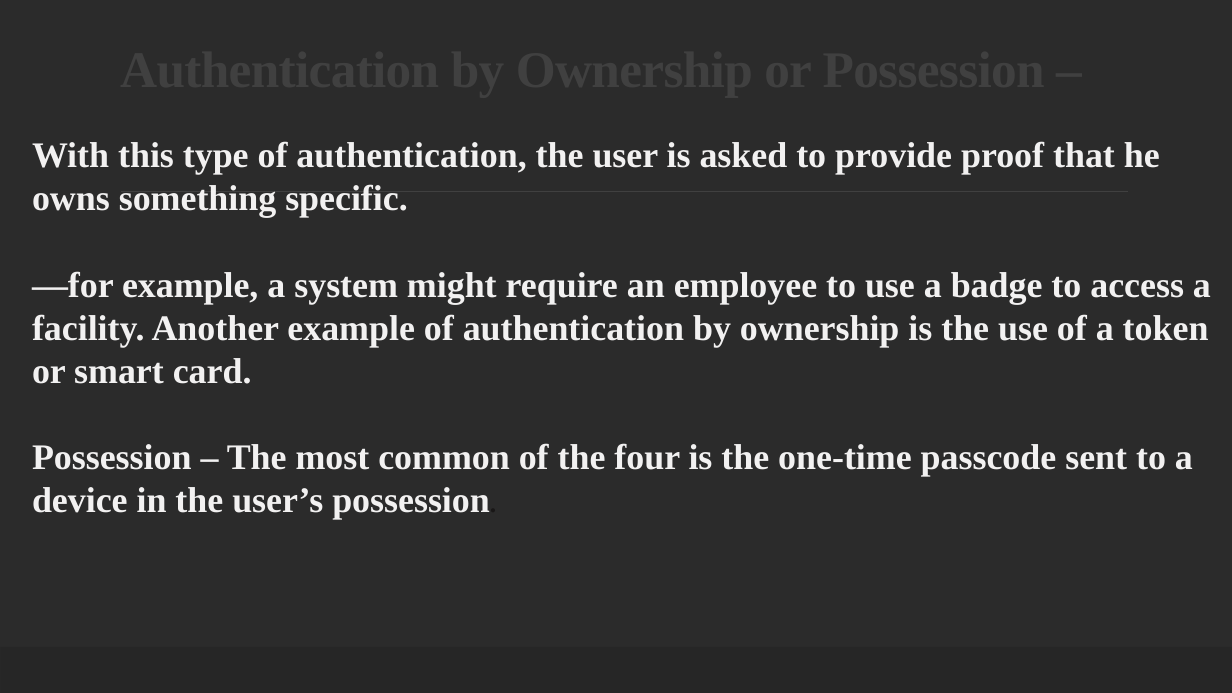
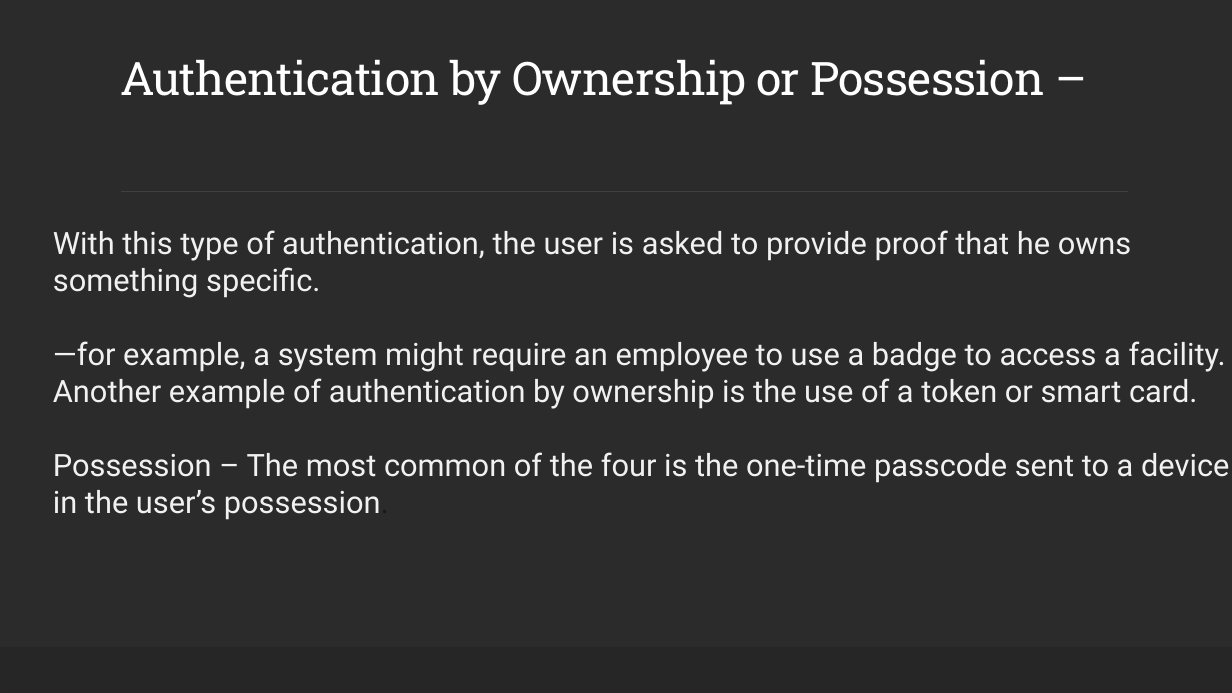
Before and after one commit to ronnie-1947/access-control-ppt, a slide deck: slide 9 of Access Control.pptx. Drawn at 1232x693 pixels with LibreOffice and Linux fonts; fonts in the diff are those of the drawing; background and template pictures are left out; a plain dark background stands for a picture behind light text. Boxes give left, top, right and bottom in pixels: in the first picture for what was removed or moved away, otherwise in the second. Text is boxed around its words. In the diff, an @@ line names an element or a change of style, - is before the commit and + after.

Commit message:
Optimized fonts and images

```diff
--- a/Access Control.pptx
+++ b/Access Control.pptx
@@ title "Authentication by Ownership or Possession ..." at <box>120,59,1045,105</box>: size 40 to 36 pt, font Times New Roman to Roboto Slab, text colour #404040 to #FFFFFF, bold off @@
@@ text "With this type of authentication, ...": place and size @@
-text "With this type of authentication, ..." at <box>32,141,1211,520</box>
+text "With this type of authentication, ..." at <box>53,230,1229,520</box>
@@ text "With this type of authentication, ..." at <box>53,230,1229,520</box>: size 28 to 24 pt, font Times New Roman to Roboto, bold off; size 20 to 24 pt in "possession." @@
```
Also in this commit, not shown: 10 other slides changed.
